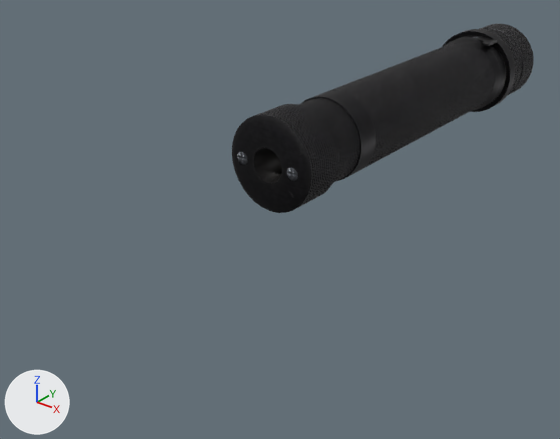
The Blender file _workfolder/darku stuff/muzzle!/silencees1.blend, before and after one commit.
Rendered twice from a 50 mm lens placed at (6.6, -13.79, 4.16), pointed at (-0.64, -4.74, -1.45). The lights are fixed; the arrows at lower left show +X, +Y and +Z.

Script lines for the objects in view, before the commit:
```python
me_cube_056 = bpy.data.meshes.new('Cube.056')
me_cube_056.from_pydata(...)  # 923 vertices, 566 faces; spans x -0.17..0.57, y -5.85..-3.04, z -1.7..-0.24
me_cube_056.polygons.foreach_set('use_smooth', [True] * 566)
me_cube_056.materials.append(mat_uc_ak_accesories)
me_cube_057 = bpy.data.meshes.new('Cube.057')
me_cube_057.from_pydata(...)  # 158 vertices, 321 faces; spans x 0.337..0.579, y -5.48..-4.209, z -0.718..-0.423
me_cube_057.polygons.foreach_set('use_smooth', [True] * 321)
me_cube_057.materials.append(mat_uc_ak_accesories)
me_cylinder_006 = bpy.data.meshes.new('Cylinder.006')
me_cylinder_006.from_pydata(...)  # 417 vertices, 417 faces; spans x -0.73..0.73, y -5.82..2.09, z -0.73..0.73
me_cylinder_006.polygons.foreach_set('use_smooth', [True] * 417)
me_cylinder_006.materials.append(mat_uc_ru_silencers)
me_ref_pso = bpy.data.meshes.new('ref_pso')
me_ref_pso.from_pydata(...)  # 2157 vertices, 3969 faces; spans x -0.63..0.74, y -6.22..-1.18, z -1.58..0.83
me_ref_pso.polygons.foreach_set('use_smooth', [True] * 3969)
# faces by material slot: [3937, 32]
me_ref_pso.materials.append(mat_uc_pso)
me_ref_pso.materials.append(mat_rt)  # purple #cbaef2
ob_fas2_pso = bpy.data.objects.new('fas2 pso', me_ref_pso)
ob_fas2_pso.location = (0.0, 2.05, 0.0)
ob_fas2_pso.scale = (1.87, 1.87, 1.87)
ob_fas2_pso.hide_set(True)
ob_mount = bpy.data.objects.new('mount', me_cube_056)
ob_mount.location = (0.0, 2.05, 0.0)
ob_mount.scale = (1.87, 1.87, 1.87)
ob_mount.hide_set(True)
ob_mount_side = bpy.data.objects.new('mount side', me_cube_057)
ob_mount_side.location = (0.0, 2.05, 0.0)
ob_mount_side.scale = (1.87, 1.87, 1.87)
ob_mount_side.hide_set(True)
ob_tgp_a = bpy.data.objects.new('TGP-a', me_cylinder_006)
ob_tgp_a.location = (0.0, 0.0, 0.0)
# also in view: 'PBS-1' at (0.0, -1.19, 0.0)
```
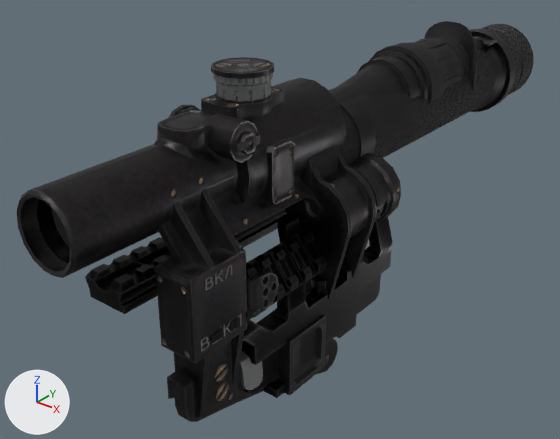
The change in detail:
Object 'fas2 pso' (ob_fas2_pso) is now shown.
Object 'mount' (ob_mount) is now shown.
Object 'mount side' (ob_mount_side) is now shown.

What differs and where, as boxes [x1, y1, x2, y2] in the pictures (560 x 439 px):
'fas2 pso', shown
    after: [17, 21, 477, 422]
'mount', shown
    after: [85, 209, 393, 398]
'mount side', shown
    after: [211, 229, 327, 344]
'TGP-a', unchanged, covered by the edit
    before: [232, 98, 360, 213]
    after: [285, 107, 360, 212]
